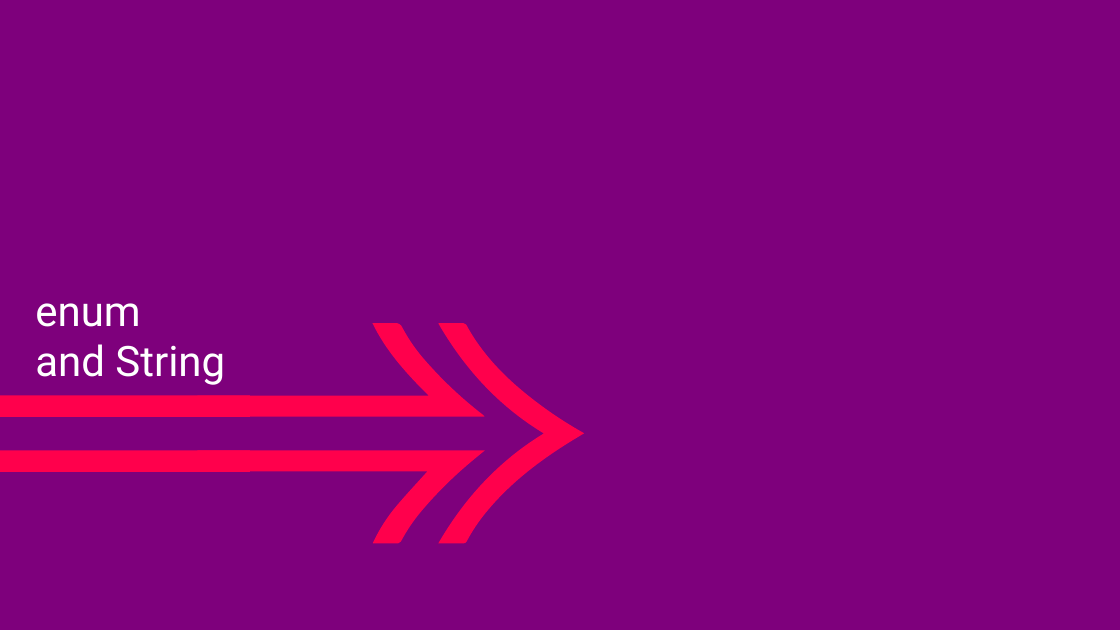
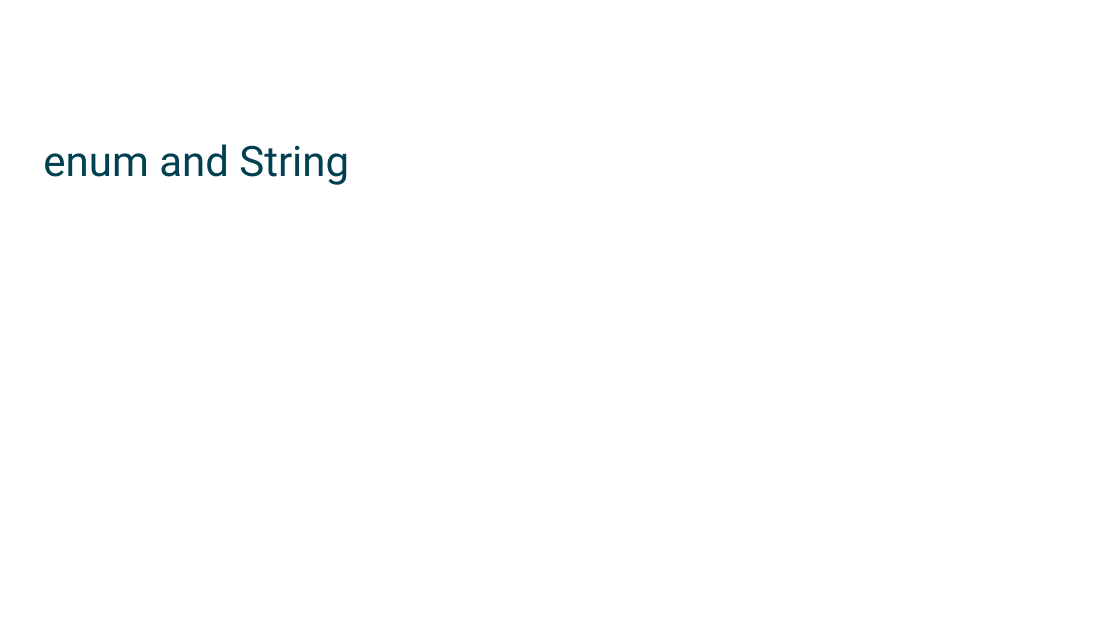
Before and after one commit to mikebaradaran/csharp, a slide deck: slide 1 of 04-enums and Strings.pptx. Drawn at 1120x630 pixels with LibreOffice and Linux fonts; fonts in the diff are those of the drawing; background and template pictures are left out. Boxes give left, top, right and bottom in pixels: in the first picture for what was removed or moved away, otherwise in the second. Text is boxed around its words. In the diff, an @@ line names an element or a change of style, - is before the commit and + after.

Commit message:
slide format updated

```diff
--- a/04-enums and Strings.pptx
+++ b/04-enums and Strings.pptx
@@ background #7E007C to picture (left out) @@
@@ title "enum and String": place and size @@
-title "enum and String" at <box>35,303,225,385</box>
+title "enum and String" at <box>43,144,349,185</box>
@@ title "enum and String" at <box>43,144,349,185</box>: text colour #FFFFFF to #004050; vertical alignment bottom to middle @@
@@ group removed at <box>0,323,585,544</box>: 3 freeform shapes, 2 rectangles @@
```
Also in this commit, not shown: 12 other files.
